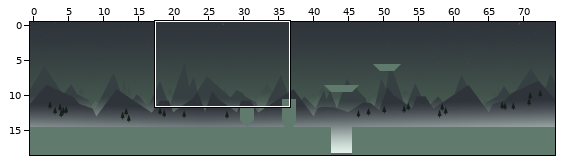
An edit to a level. Tiled map (JSON), assets/Tilemap/level1_ground_test.json. The first picture is a wide view before the edit; the outline marks the close-up.
Close-up. Earlier state:
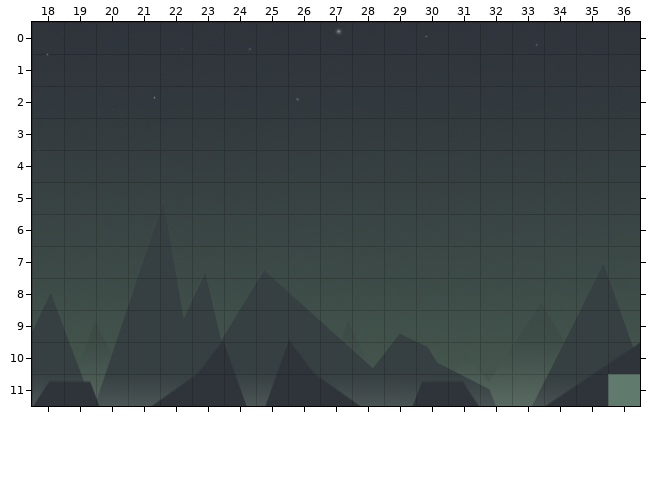
Cells are 32x32 px. Shown: x 18..36, y 0..11. The commit also changed other parts of the map, which this record leaves out.
After the commit:
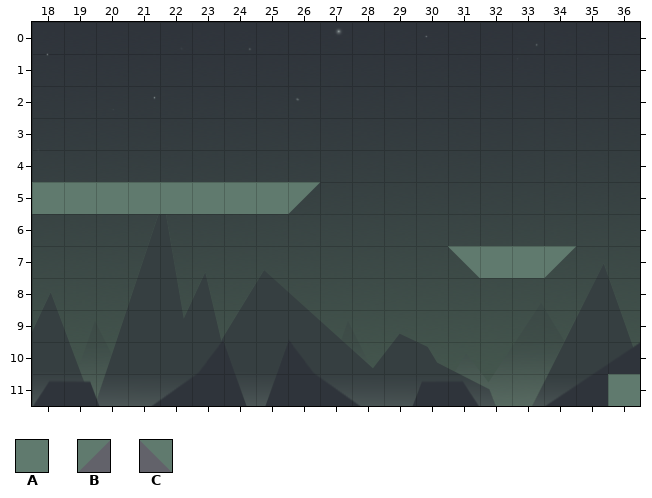
Key: from "level1_tilemap": A 0, B 1, C 2.
_ is an empty cell.
Diff:
Layer "Kachelebene 2":
The edit adds tile A in row 5 at x 18 to 25; in row 7 at x 32 to 33.
The edit adds tile B in row 5 at x 26; in row 7 at x 34.
The edit adds tile C in row 7 at x 31.
Boxes around the changes in both close-ups, in picture pixels (x1, y1, x2, y2):
added: (32, 182, 320, 214)
added: (448, 246, 576, 278)
